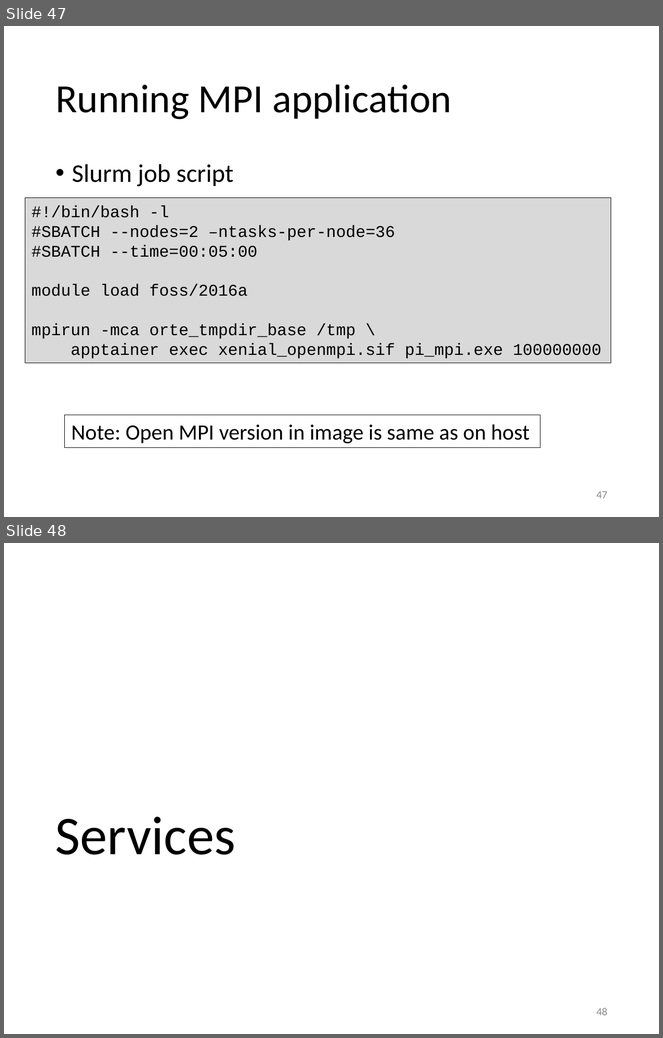
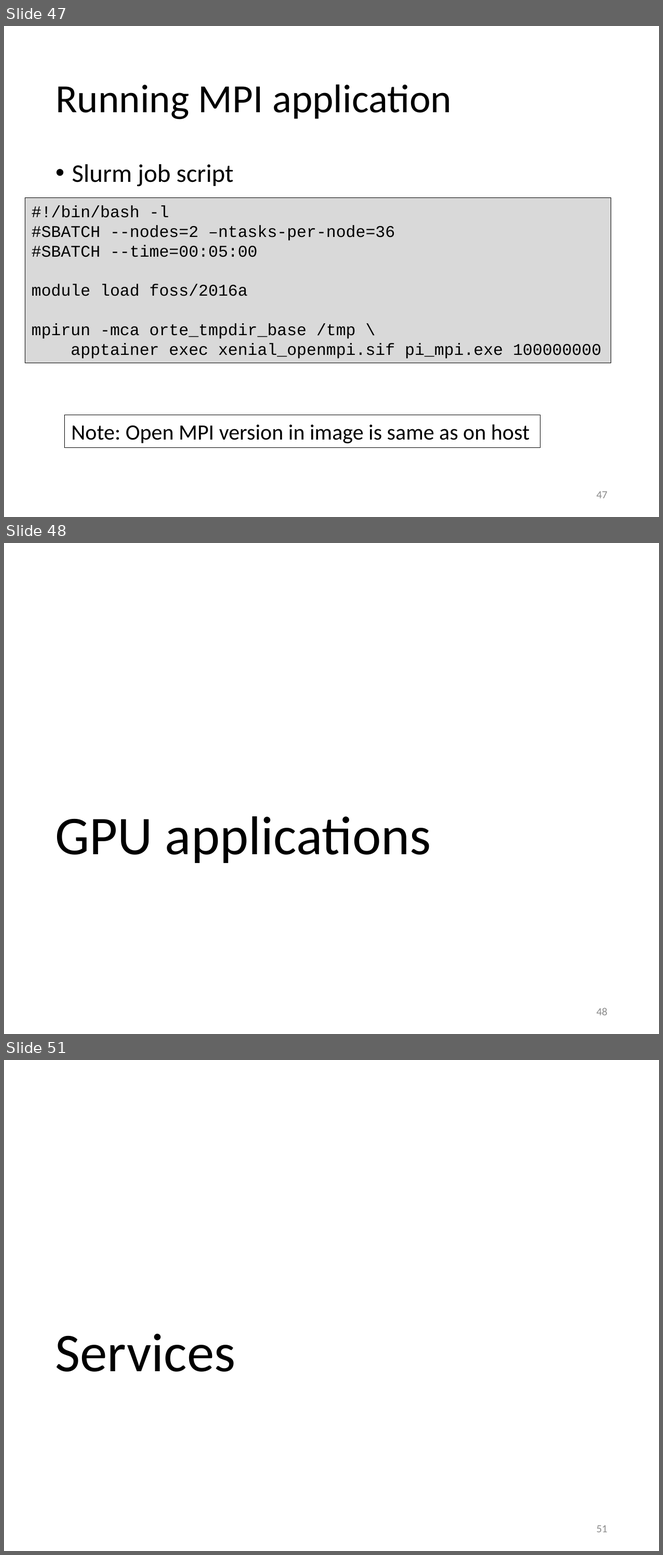
Before and after one commit to gjbex/Containers-for-HPC, a slide deck: containers_for_hpc.pptx. Shown one above the other, each under a label of ours: slides 47 and 48 before the commit, slides 47, 48 and 51 after it; the slides between them are not shown. The pictures are 663x1038 and 663x1555 pixels, drawn with LibreOffice and Linux fonts; fonts in the diff are those of the drawing. Boxes give left, top, right and bottom in pixels: in the first picture for what was removed or moved away, otherwise in the second. Text is boxed around its words. In the diff, an @@ line names an element or a change of style, - is before the commit and + after.

```diff
--- a/containers_for_hpc.pptx
+++ b/containers_for_hpc.pptx
@@ slide 48 added at <box>4,543,659,1034</box>, background #FFFFFF @@
@@ title added at <box>55,817,431,863</box>, 60 pt, text #000000 @@
+GPU applications
@@ page number added at <box>597,1008,608,1016</box>, 12 pt, text #8C8C8C @@
+48
@@ what was slide 48 is now slide 51 @@
@@ page number at <box>597,1525,608,1533</box>: text changed @@
-48
+51
```
Also in this commit, not shown: 1 slide changed, 2 other slides added.
